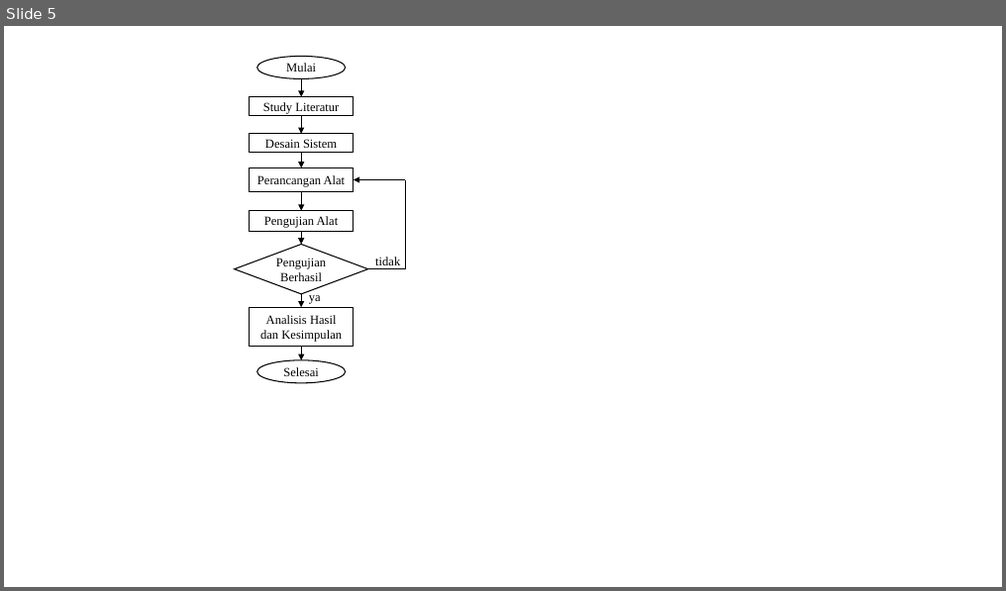
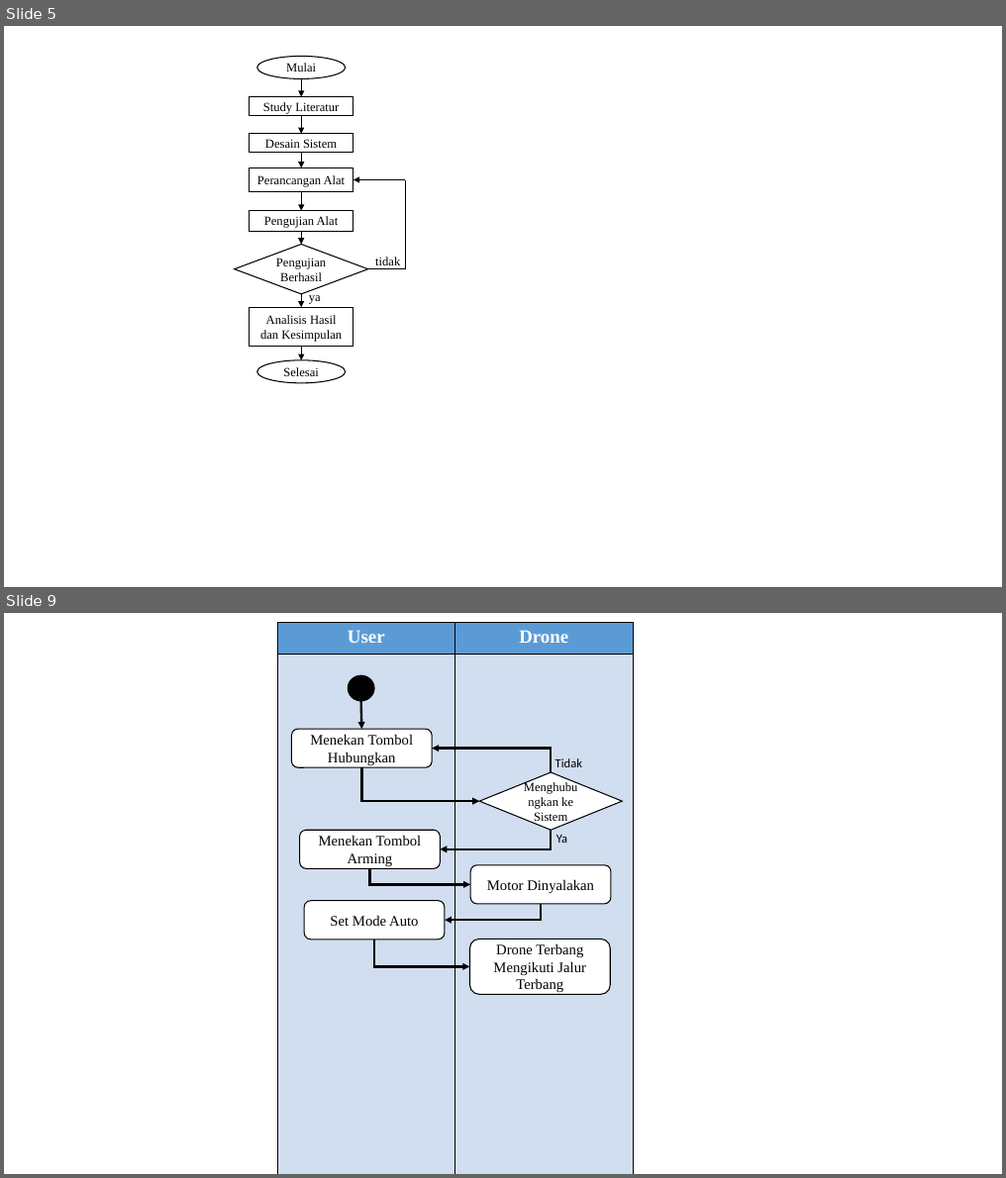
Before and after one commit to jamilfebrian/wokrspace, a slide deck: TA/Presentation1.pptx. Shown one above the other, each under a label of ours: slide 5 before the commit, slides 5 and 9 after it; the slides between them are not shown. The pictures are 1006x591 and 1006x1178 pixels, drawn with LibreOffice and Linux fonts; fonts in the diff are those of the drawing. Boxes give left, top, right and bottom in pixels: in the first picture for what was removed or moved away, otherwise in the second. Text is boxed around its words. In the diff, an @@ line names an element or a change of style, - is before the commit and + after.

```diff
--- a/TA/Presentation1.pptx
+++ b/TA/Presentation1.pptx
@@ slide 9 added at [4,613,1002,1174], background #FFFFFF @@
@@ table added at [277,623,632,1174], 2 rows, 2 columns @@
+User | Drone
+ | 
@@ ellipse added at [348,676,374,701], fill #000000, outline #000000 1 pt @@
@@ arrow added from (361, 701) to (361, 729), #000000 2.25 pt @@
@@ rounded rectangle added at [291,729,433,768], fill #FFFFFF, outline #000000 1 pt, 14 pt, text #000000 @@
+Menekan Tombol Hubungkan
@@ elbow arrow added from (551, 772) to (433, 749), #000000 2.25 pt @@
@@ text added at [555,759,582,767], 12 pt, text #000000 @@
+Tidak
@@ elbow arrow added from (361, 768) to (479, 802), #000000 2.25 pt @@
@@ diamond added at [479,772,623,830], fill #FFFFFF, outline #000000 1 pt, 12 pt, text #000000 @@
+Menghubungkan ke Sistem
@@ rounded rectangle added at [300,830,441,869], fill #FFFFFF, outline #000000 1 pt, 14 pt, text #000000 @@
+Menekan Tombol Arming
@@ elbow arrow added from (551, 830) to (441, 850), #000000 2.25 pt @@
@@ text added at [556,835,567,843], 12 pt, text #000000 @@
+Ya
@@ elbow arrow added from (370, 869) to (470, 884), #000000 2.25 pt @@
@@ rounded rectangle added at [470,865,611,904], fill #FFFFFF, outline #000000 1 pt, 14 pt, text #000000 @@
+Motor Dinyalakan
@@ rounded rectangle added at [304,900,445,940], fill #FFFFFF, outline #000000 1 pt, 14 pt, text #000000 @@
+Set Mode Auto
@@ elbow arrow added from (541, 904) to (445, 920), #000000 2.25 pt @@
@@ elbow arrow added from (374, 940) to (469, 967), #000000 2.25 pt @@
@@ rounded rectangle added at [469,940,611,995], fill #FFFFFF, outline #000000 1 pt, 14 pt, text #000000 @@
+Drone Terbang Mengikuti Jalur Terbang
```
Also in this commit, not shown: 2 slides changed, 3 other slides added, 10 other files.
